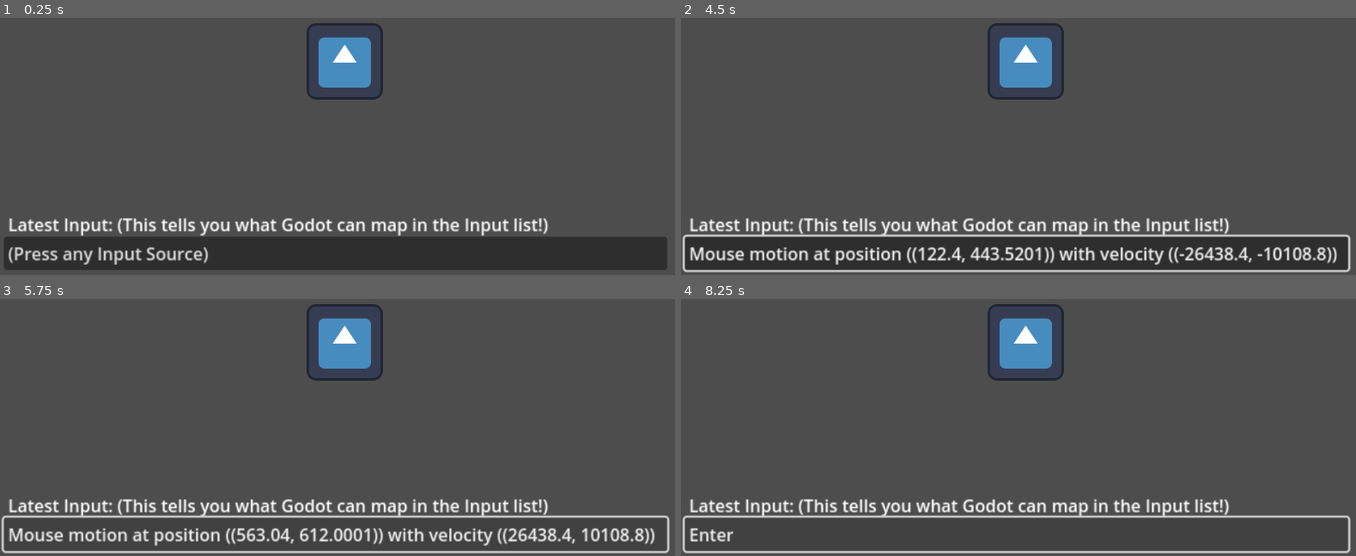
Above: before the commit, frames 1-4 (two rows, left to right).
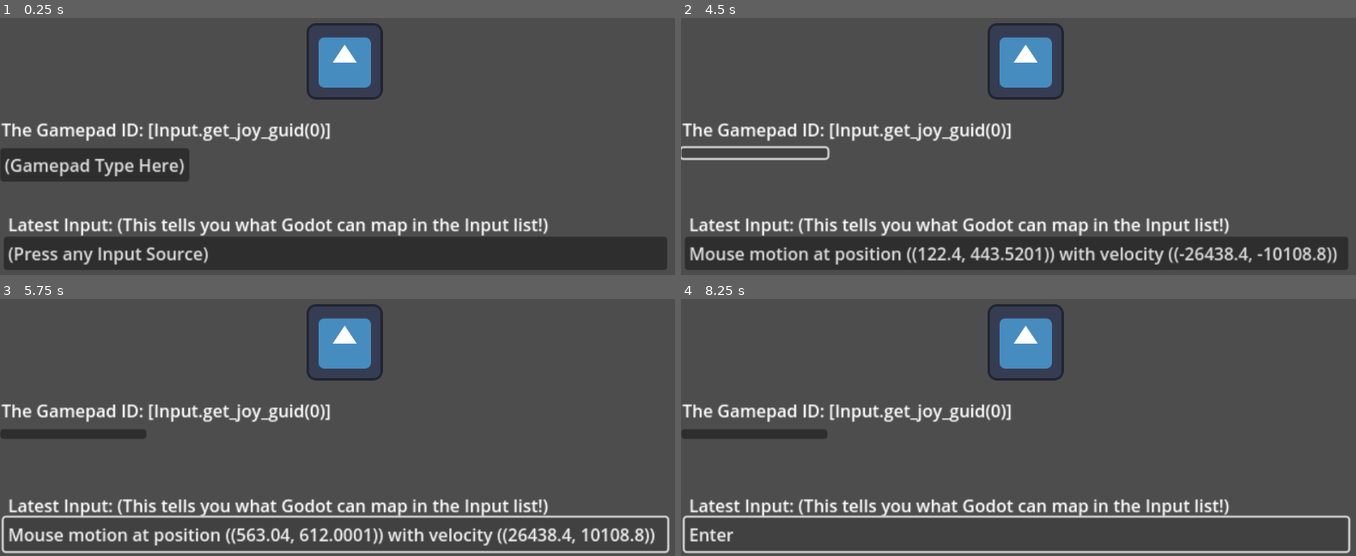
Above: after the commit, the same moments.

Repository: DocterBuster/Godot-Arcade-Helper
Game: Godot game, scene res://Scenes/Main.tscn
Two runs of this game, one before a commit and one after it. Both use one fixed random seed, a clock stepped at 60 frames per second and the inputs below. The engine's default icon, where the game draws it, is replaced by a stand-in: a white triangle on a blue panel in a dark square.
Inputs (mouse positions are in pixels of both pictures, inside the frame that each line leads up to):
- Up to frame 1 (0.25 s): no input
- Up to frame 2 (4.5 s): click (775, 164) at 0.5 s, where only the run after the commit has a clickable "(Gamepad Type Here)"; click (755, 154) at 1.27 s; click "Mouse motion at position ((12…" at 2 s; click "Mouse motion at position ((56…" at 2.75 s; click "Mouse motion at position ((56…" at 3.5 s; click (755, 154) at 4.27 s
- Up to frame 3 (5.75 s): click "Mouse motion at position ((12…" at 5 s
- Up to frame 4 (8.25 s): click "Mouse motion at position ((56…" at 5.75 s; click (755, 435) at 6.52 s; click "Mouse motion at position ((12…" at 7.25 s; tap Enter at 8 s

The runs differ from the first frame. In frame 1, 4.6% of the frame differs, in the area x 0-49%, y 40-64%; in frame 2, 4.1%; in frame 3, 2.2%; in frame 4, 2.2%.

Commit message:
Detect Input Device

Diff:
--- a/Scenes/Main.tscn
+++ b/Scenes/Main.tscn
@@ -1,5 +1,6 @@
-[gd_scene load_steps=3 format=3 uid="uid://c2a3po05p28d5"]
+[gd_scene load_steps=4 format=3 uid="uid://c2a3po05p28d5"]
 
+[ext_resource type="PackedScene" uid="uid://dqctdvcaijwbg" path="res://Scenes/gamepad_type.tscn" id="1_7lysn"]
 [ext_resource type="PackedScene" uid="uid://dkxvpemqtlv7v" path="res://Scenes/latest_input.tscn" id="2_7bd4g"]
 [ext_resource type="PackedScene" uid="uid://b7jwhu1oqw4rl" path="res://Scenes/the_godot.tscn" id="2_mgjh4"]
 
@@ -17,6 +18,9 @@
 offset_right = 40.0
 offset_bottom = 23.0
 
+[node name="GamepadType" parent="." instance=ExtResource("1_7lysn")]
+position = Vector2(87, 441)
+
 [node name="LatestInput" parent="." instance=ExtResource("2_7bd4g")]
 position = Vector2(541, 618)
 
--- /dev/null
+++ b/Scenes/gamepad_type.tscn
@@ -0,0 +1,21 @@
+[gd_scene load_steps=2 format=3 uid="uid://dqctdvcaijwbg"]
+
+[ext_resource type="Script" path="res://gamepad_type.gd" id="1_stxvg"]
+
+[node name="GamepadType" type="Node2D"]
+scale = Vector2(1.8, 1.8)
+script = ExtResource("1_stxvg")
+
+[node name="Button" type="Button" parent="."]
+offset_left = -48.0
+offset_top = -3.0
+offset_right = 88.0
+offset_bottom = 6.0
+text = "(Gamepad Type Here)"
+
+[node name="Label" type="Label" parent="."]
+offset_left = -46.6667
+offset_top = -32.2222
+offset_right = 86.3333
+offset_bottom = -9.22222
+text = "The Gamepad ID: [Input.get_joy_guid(0)]"
--- a/Scenes/latest_input.tscn
+++ b/Scenes/latest_input.tscn
@@ -1,6 +1,6 @@
 [gd_scene load_steps=2 format=3 uid="uid://dkxvpemqtlv7v"]
 
-[ext_resource type="Script" path="res://latest_input.gd" id="1_oep6x"]
+[ext_resource type="Script" path="res://Scripts/latest_input.gd" id="1_oep6x"]
 
 [node name="LatestInput" type="Node2D"]
 scale = Vector2(1.8, 1.8)
--- /dev/null
+++ b/gamepad_type.gd
@@ -0,0 +1,15 @@
+extends Node2D
+
+
+# Called when the node enters the scene tree for the first time.
+func _ready() -> void:
+	pass # Replace with function body.
+
+
+# Called every frame. 'delta' is the elapsed time since the previous frame.
+func _process(delta: float) -> void:
+	pass
+
+func _input(event: InputEvent) -> void:
+
+	$Button.text = Input.get_joy_guid(0)
--- a/project.godot
+++ b/project.godot
@@ -18,3 +18,10 @@
 [display]
 
 window/stretch/mode="viewport"
+
+[input]
+
+t={
+"deadzone": 0.5,
+"events": []
+}
Renamed: latest_input.gd -> Scripts/latest_input.gd
